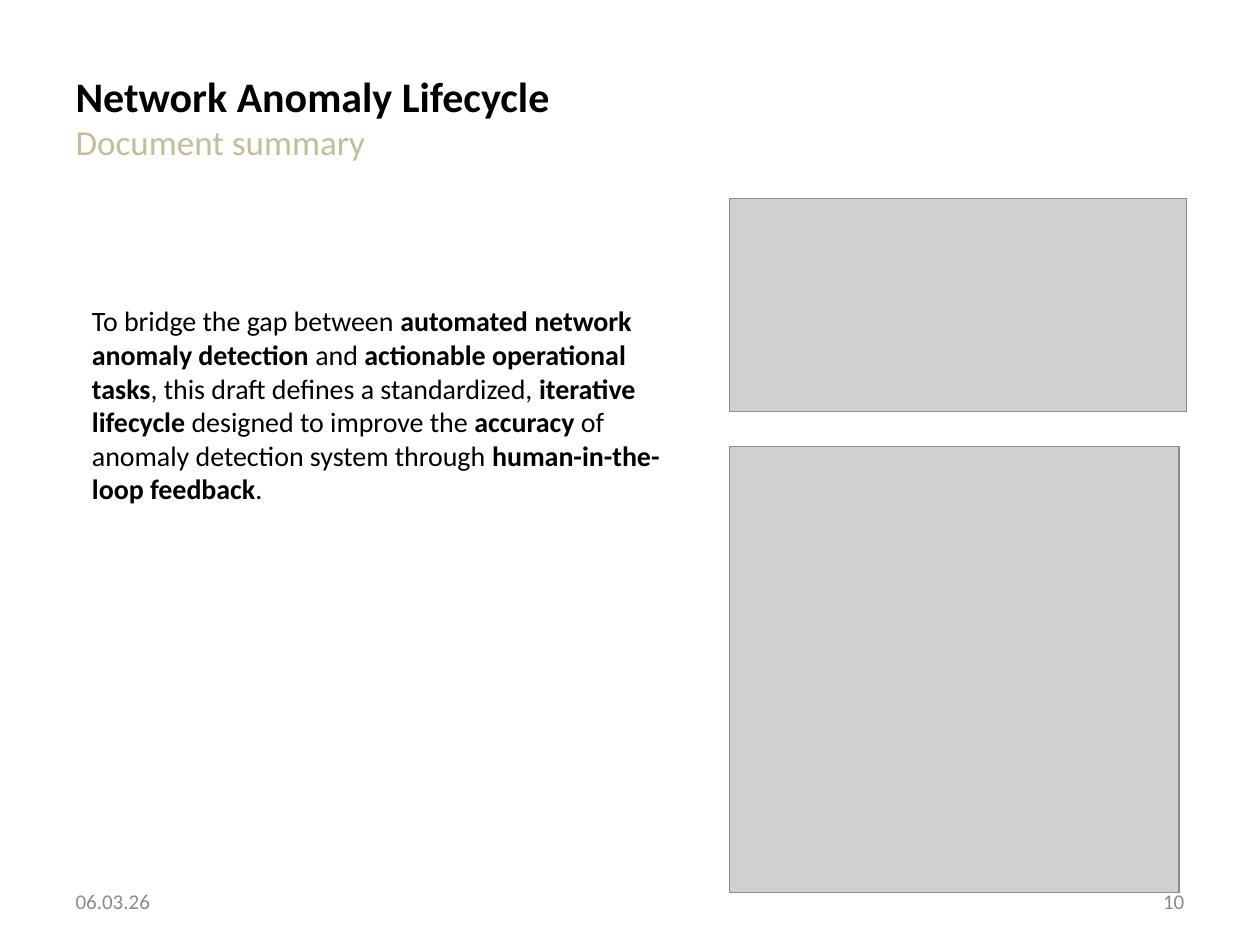
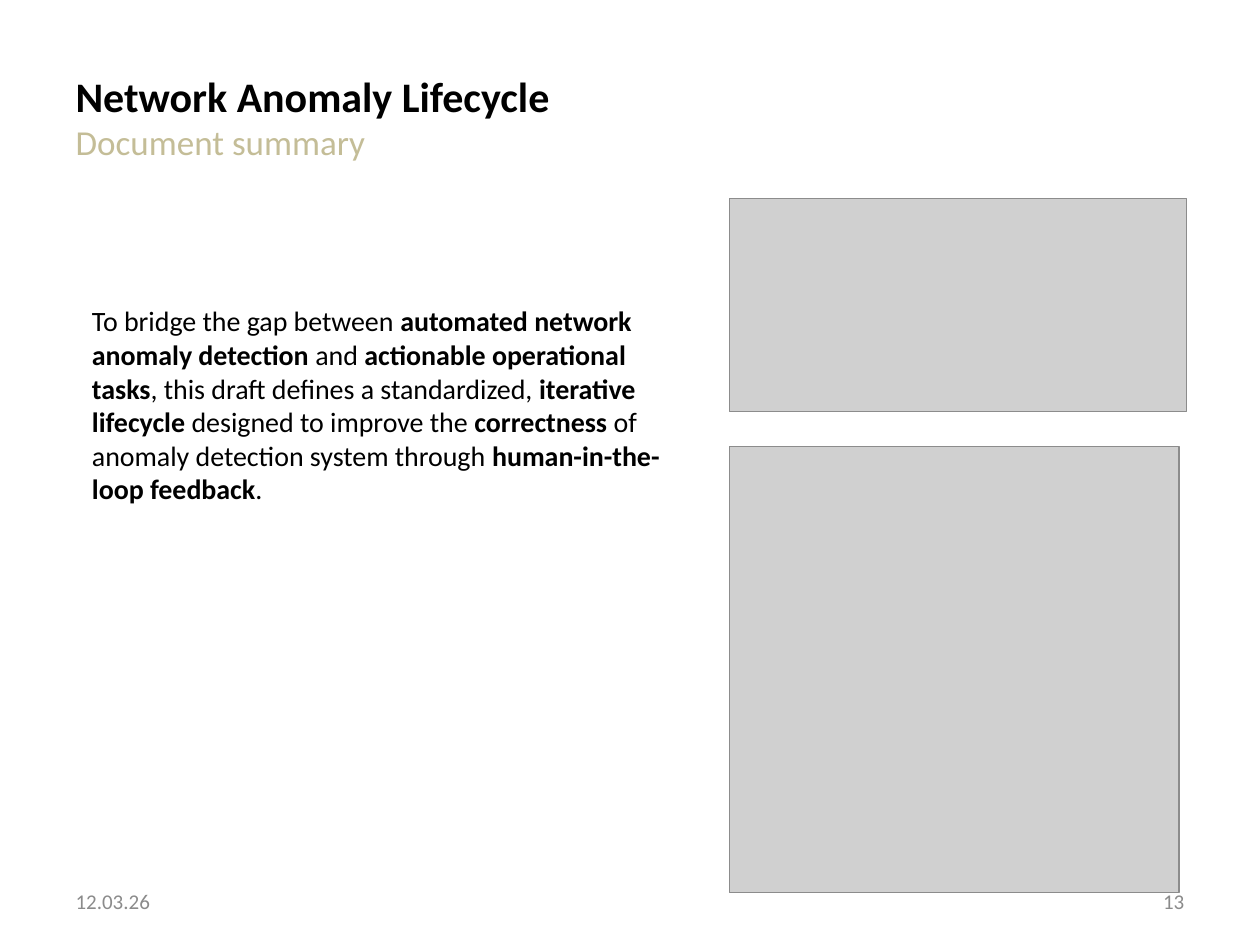
Before and after one commit to network-analytics/ietf-network-analytics-document-status, a slide deck: slide 13 of 125/NMOP/draft-ietf-nmop-network-anomaly-architecture-semantics-lifecycle.pptx (slide 10 before the commit). Drawn at 1260x945 pixels with LibreOffice and Linux fonts; fonts in the diff are those of the drawing; grey boxes stand for pictures. Boxes give left, top, right and bottom in pixels: in the first picture for what was removed or moved away, otherwise in the second. Text is boxed around its words. In the diff, an @@ line names an element or a change of style, - is before the commit and + after.

Commit message:
update NMOP anomaly detection slide decks

```diff
--- a/125/NMOP/draft-ietf-nmop-network-anomaly-architecture-semantics-lifecycle.pptx
+++ b/125/NMOP/draft-ietf-nmop-network-anomaly-architecture-semantics-lifecycle.pptx
@@ text at (92, 311, 660, 504): text changed @@
-To bridge the gap between automated network anomaly detection and actionable operational tasks, this draft defines a standardized, iterative lifecycle designed to improve the accuracy of anomaly detection system through human-in-the-loop feedback.
+To bridge the gap between automated network anomaly detection and actionable operational tasks, this draft defines a standardized, iterative lifecycle designed to improve the correctness of anomaly detection system through human-in-the-loop feedback.
@@ text at (76, 895, 150, 909): text changed @@
-06.03.26
+12.03.26
@@ page number at (1163, 891, 1184, 909): text changed @@
-10
+13
```
Also in this commit, not shown: 10 other slides changed, 3 slides added, 2 other files.
